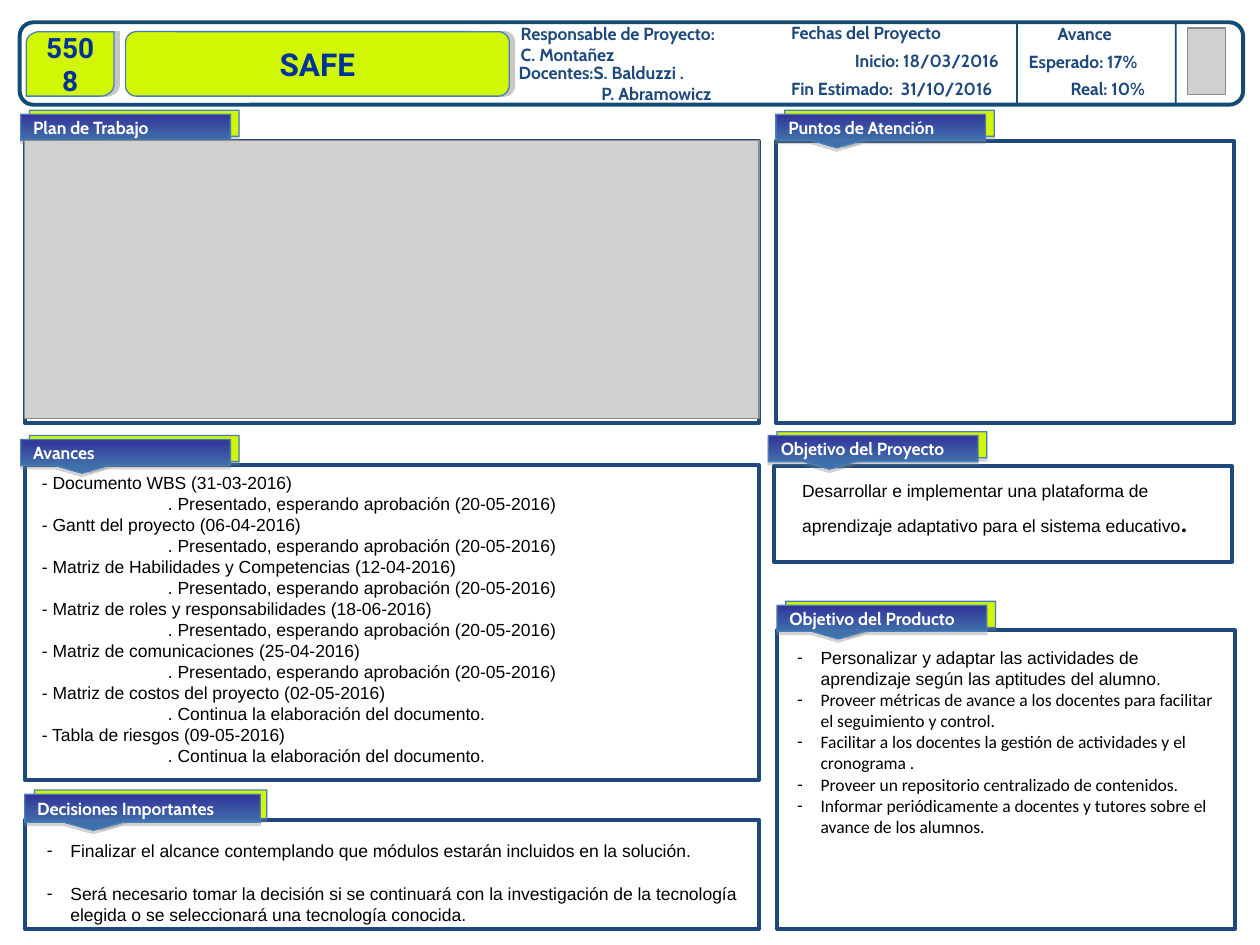
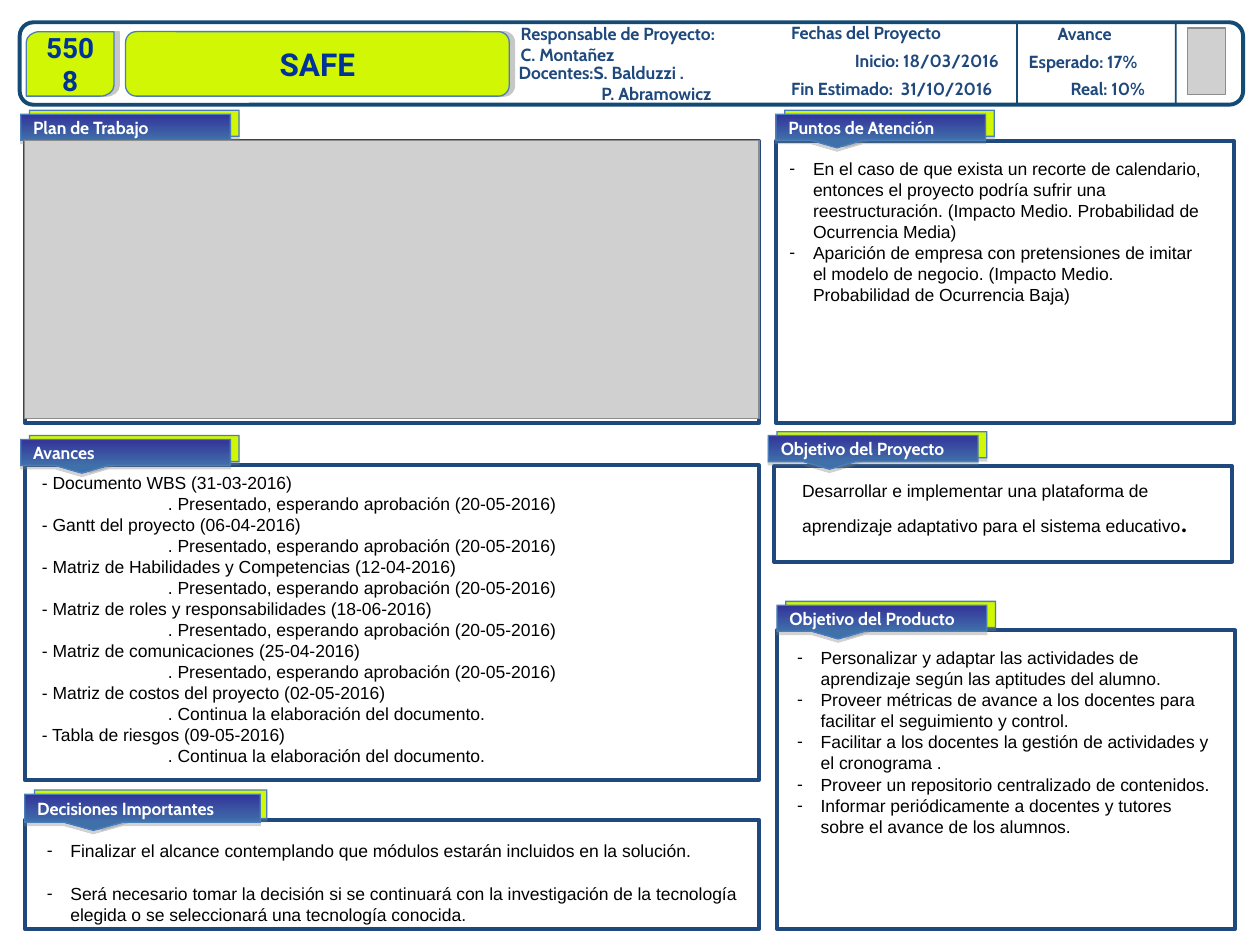
Before and after one commit to safabox/SAFE, a slide deck: slide 3 of trunk/docs/Entregables/Tablero de control/GRUPO 5508 - SAFE - Tablero de control integral - UTN - v1.1.pptx. Drawn at 1260x945 pixels with LibreOffice and Linux fonts; fonts in the diff are those of the drawing; grey boxes stand for pictures. Boxes give left, top, right and bottom in pixels: in the first picture for what was removed or moved away, otherwise in the second. Text is boxed around its words. In the diff, an @@ line names an element or a change of style, - is before the commit and + after.

Commit message:
Riesgos agregados en el tablero de control

```diff
--- a/trunk/docs/Entregables/Tablero de control/GRUPO 5508 - SAFE - Tablero de control integral - UTN - v1.1.pptx
+++ b/trunk/docs/Entregables/Tablero de control/GRUPO 5508 - SAFE - Tablero de control integral - UTN - v1.1.pptx
@@ text added at bbox=[813, 162, 1201, 305], 10 pt, text #000000 @@
+– En el caso de que exista un recorte de calendario, entonces el proyecto podría sufrir una reestructuración. (Impacto Medio. Probabilidad de Ocurrencia Media)
+– Aparición de empresa con pretensiones de imitar el modelo de negocio. (Impacto Medio. Probabilidad de Ocurrencia Baja)
@@ text at bbox=[821, 693, 1209, 833]: font Calibri to Arial in "Proveer métricas de avance a los docentes ...", "Facilitar a los docentes la gestión de ...", "Proveer un repositorio centralizado de contenidos.", "Informar periódicamente a docentes y tutores sobre ..." @@
```
